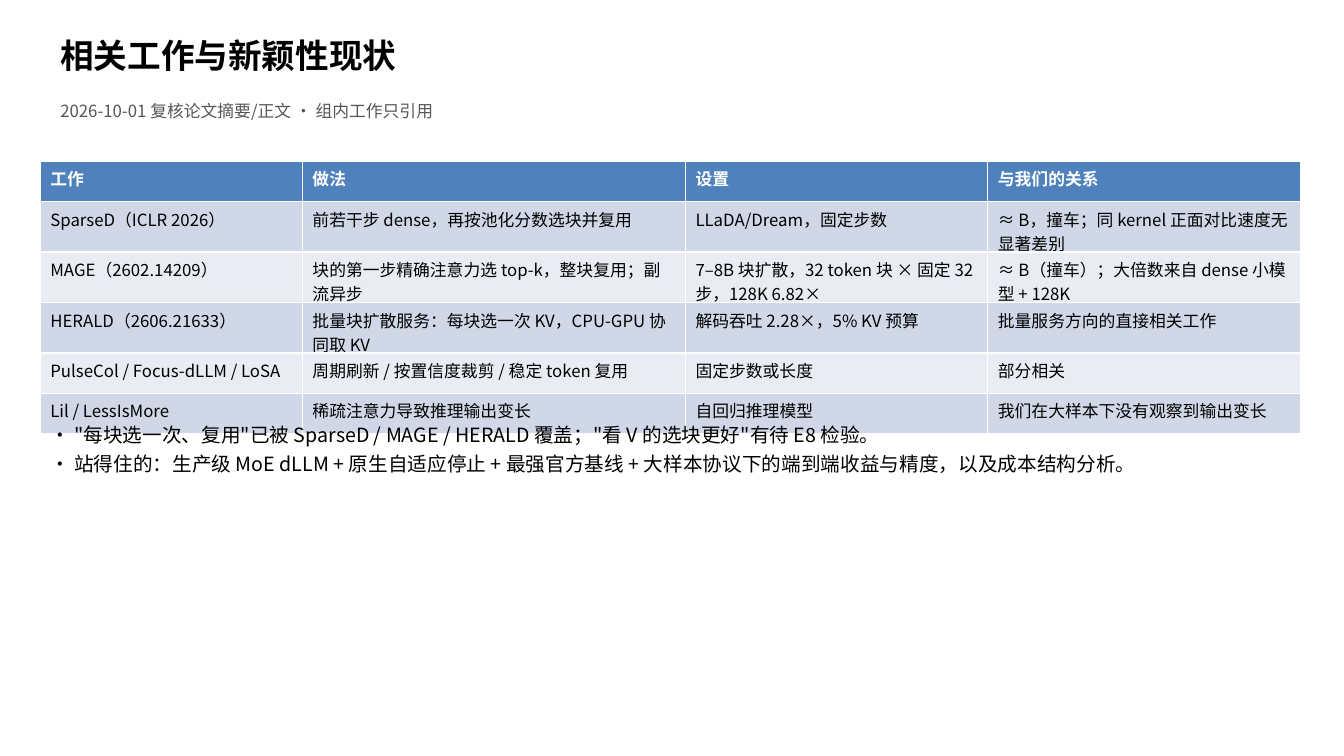
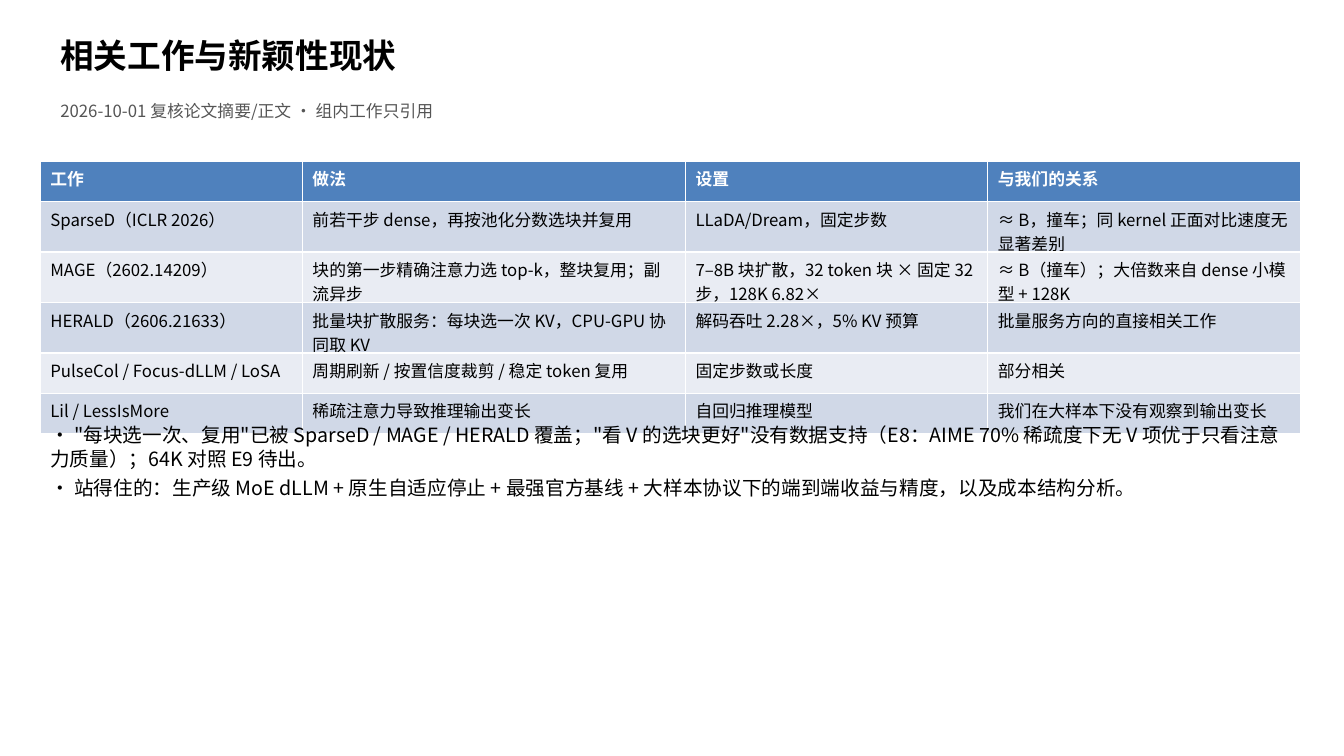
Before and after one commit to JunyuLiao/dlm, a slide deck: slide 9 of results/m1_m2_m3_frontier_v27_20260929/ppt_sample/dlm_sparse_attention_20261001.pptx (slide 8 before the commit). Drawn at 1344x756 pixels with LibreOffice and Linux fonts; fonts in the diff are those of the drawing. Boxes give left, top, right and bottom in pixels: in the first picture for what was removed or moved away, otherwise in the second. Text is boxed around its words. In the diff, an @@ line names an element or a change of style, - is before the commit and + after.

```diff
--- a/results/m1_m2_m3_frontier_v27_20260929/ppt_sample/dlm_sparse_attention_20261001.pptx
+++ b/results/m1_m2_m3_frontier_v27_20260929/ppt_sample/dlm_sparse_attention_20261001.pptx
@@ text at (50, 422, 1279, 469): text changed @@
-• "每块选一次、复用"已被 SparseD / MAGE / HERALD 覆盖；"看 V 的选块更好"有待 E8 检验。
+• "每块选一次、复用"已被 SparseD / MAGE / HERALD 覆盖；"看 V 的选块更好"没有数据支持（E8：AIME 70% 稀疏度下无 V 项优于只看注意力质量）；64K 对照 E9 待出。
```
Also in this commit, not shown: 1 slide added, 9 other files.
